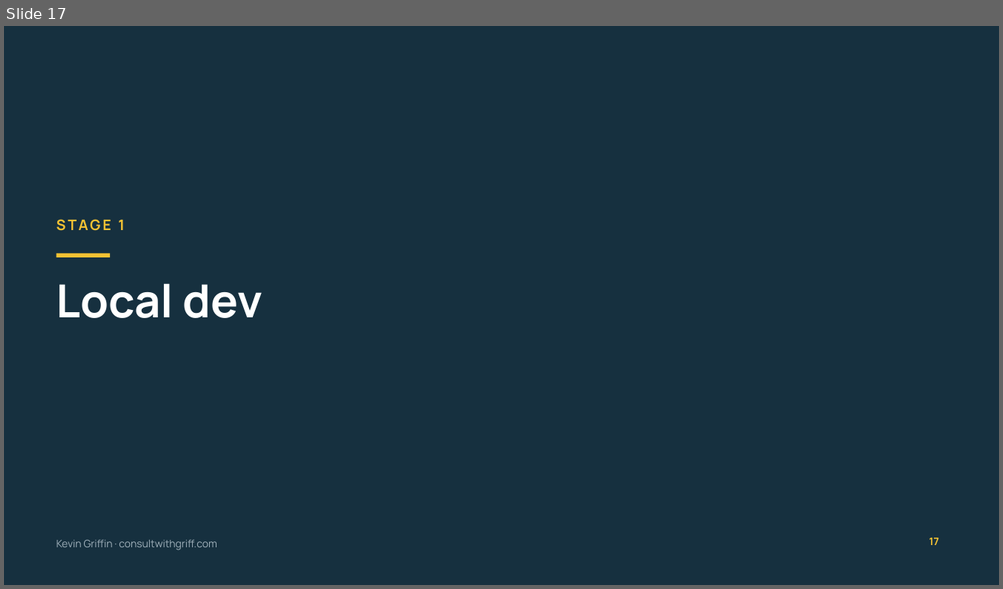
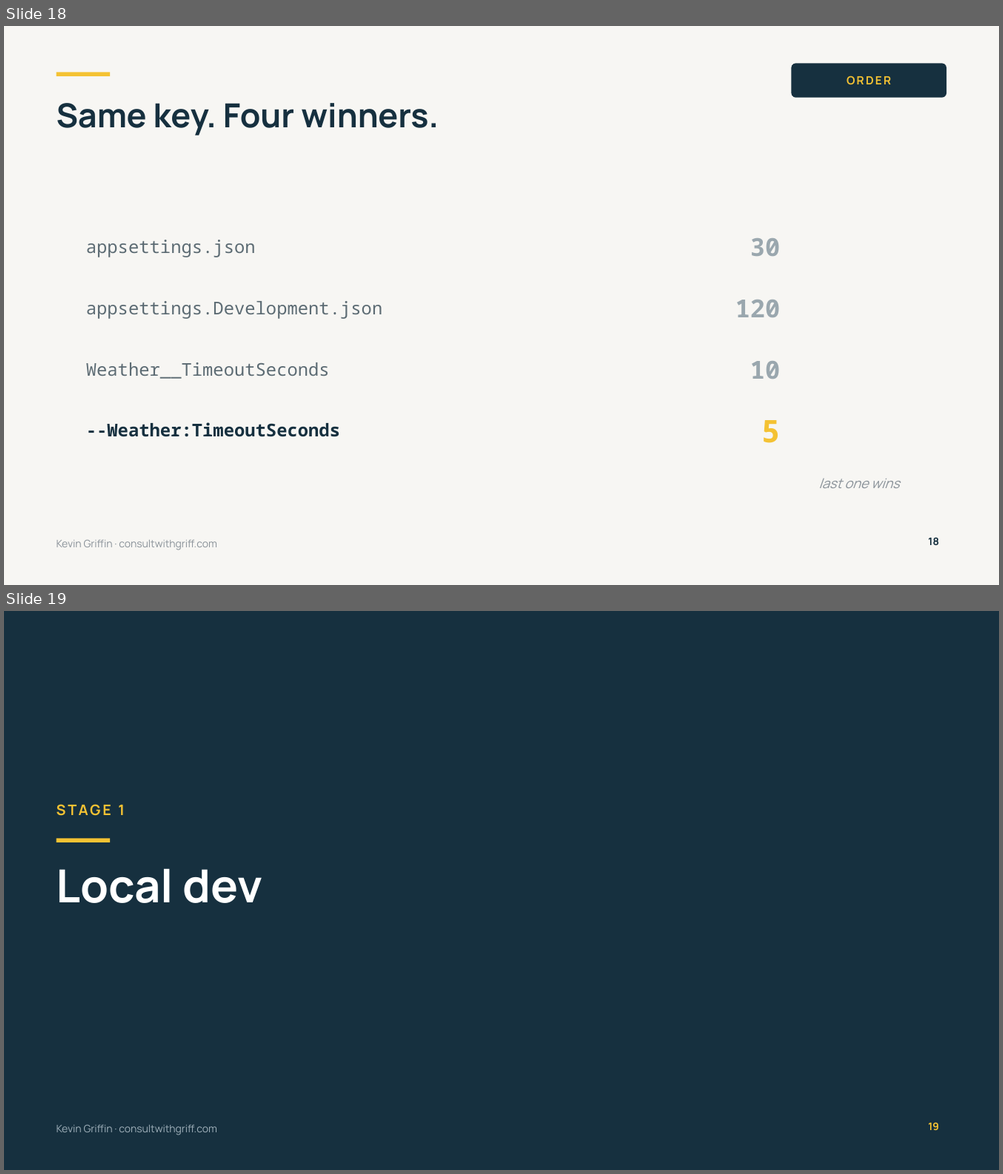
Before and after one commit to 1kevgriff/modern-dotnet-configuration, a slide deck: slides/modern-dotnet-configuration.pptx. Shown one above the other, each under a label of ours: slide 17 before the commit, slides 18 and 19 after it. The pictures are 1003x589 and 1003x1174 pixels, drawn with LibreOffice and Linux fonts; fonts in the diff are those of the drawing. Boxes give left, top, right and bottom in pixels: in the first picture for what was removed or moved away, otherwise in the second. Text is boxed around its words. In the diff, an @@ line names an element or a change of style, - is before the commit and + after.

```diff
--- a/slides/modern-dotnet-configuration.pptx
+++ b/slides/modern-dotnet-configuration.pptx
@@ slide 18 added at <box>4,26,999,585</box>, background #F7F6F3 @@
@@ rounded rectangle added at <box>791,63,946,98</box>, fill #16303F @@
@@ rectangle added at <box>57,73,110,77</box>, fill #F4C233 @@
@@ text added at <box>846,76,891,84</box>, 11 pt, text #F4C233, bold @@
+ORDER
@@ title added at <box>57,103,438,136</box>, 32 pt, text #16303F, bold @@
+Same key. Four winners.
@@ text added at <box>86,240,256,258</box>, 17 pt, text #5C6B73 @@
+appsettings.json
@@ text added at <box>750,238,780,256</box>, 24 pt, text #9AA7AE, bold @@
+30
@@ text added at <box>86,301,382,319</box>, 17 pt, text #5C6B73 @@
+appsettings.Development.json
@@ text added at <box>735,300,780,318</box>, 24 pt, text #9AA7AE, bold @@
+120
@@ text added at <box>86,363,330,379</box>, 17 pt, text #5C6B73 @@
+Weather__TimeoutSeconds
@@ text added at <box>750,361,780,379</box>, 24 pt, text #9AA7AE, bold @@
+10
@@ text added at <box>86,423,340,437</box>, 17 pt, text #16303F, bold @@
+--Weather:TimeoutSeconds
@@ text added at <box>761,420,780,443</box>, 30 pt, text #F4C233, bold @@
+5
@@ text added at <box>819,479,899,488</box>, 13 pt, text #8A9299, italic @@
+last one wins
@@ text added at <box>57,540,217,551</box>, 10 pt, text #8A9299 @@
+Kevin Griffin · consultwithgriff.com
@@ page number added at <box>928,537,939,545</box>, 10 pt, text #16303F, bold @@
+18
@@ what was slide 17 is now slide 19 @@
@@ page number at <box>928,1122,939,1130</box>: text changed @@
-17
+19
```
Also in this commit, not shown: 4 other slides added, 2 slides removed, 1 other file.
